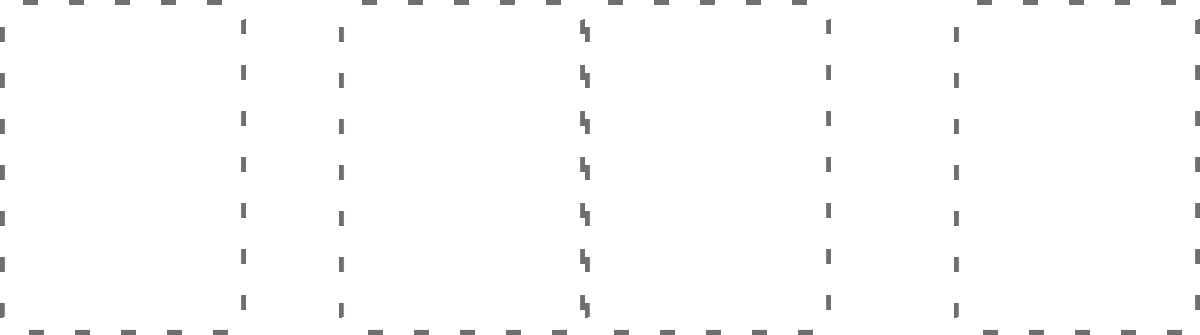
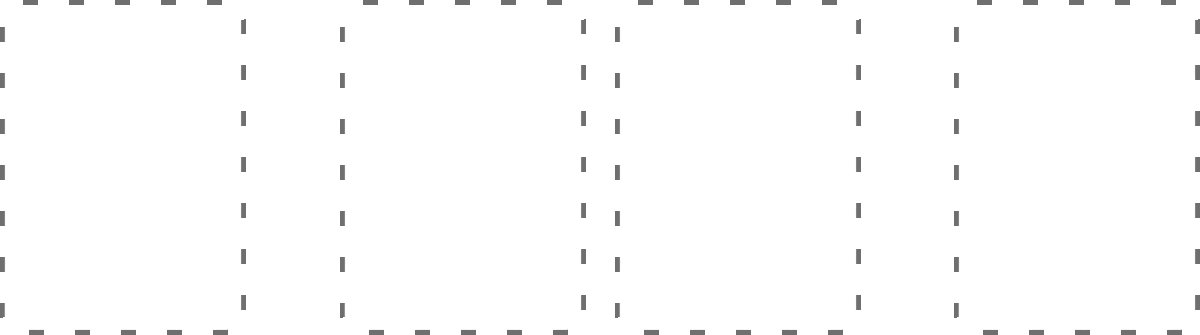
Layers edited between the first and the second (1200, 335) image:
painted on "레이어 4" over [339, 0, 861, 335]
